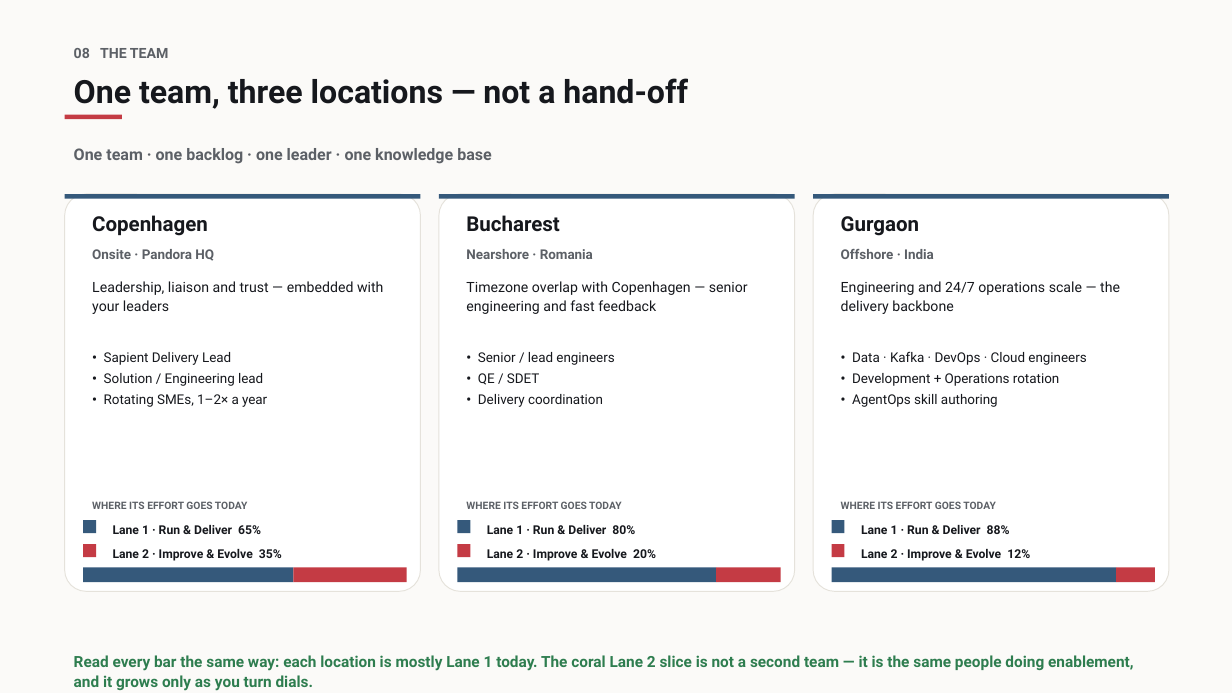
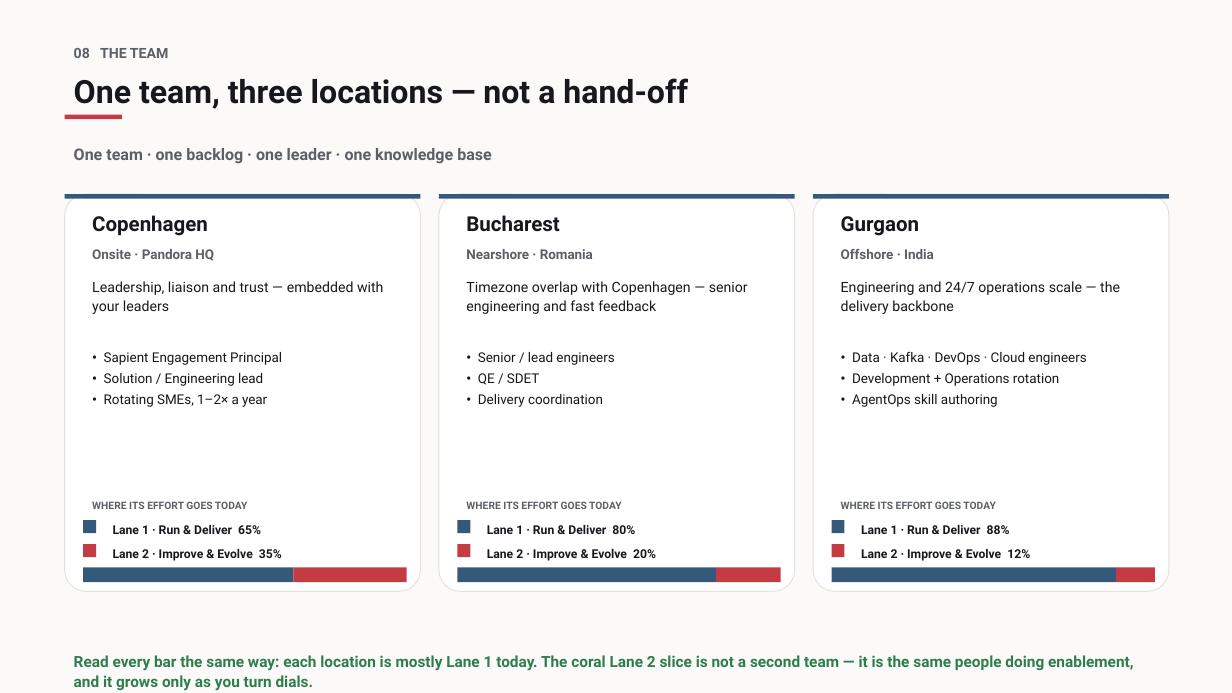
Before and after one commit to opsinghis/pand-tsf, a slide deck: slide 9 of docs/Alternative Approach - Summary.pptx. Drawn at 1232x693 pixels with LibreOffice and Linux fonts; fonts in the diff are those of the drawing. Boxes give left, top, right and bottom in pixels: in the first picture for what was removed or moved away, otherwise in the second. Text is boxed around its words. In the diff, an @@ line names an element or a change of style, - is before the commit and + after.

```diff
--- a/docs/Alternative Approach - Summary.pptx
+++ b/docs/Alternative Approach - Summary.pptx
@@ text at box(104, 352, 282, 365): text changed @@
-• Sapient Delivery Lead
+• Sapient Engagement Principal
```
Also in this commit, not shown: 2 other slides changed, 7 other files.
